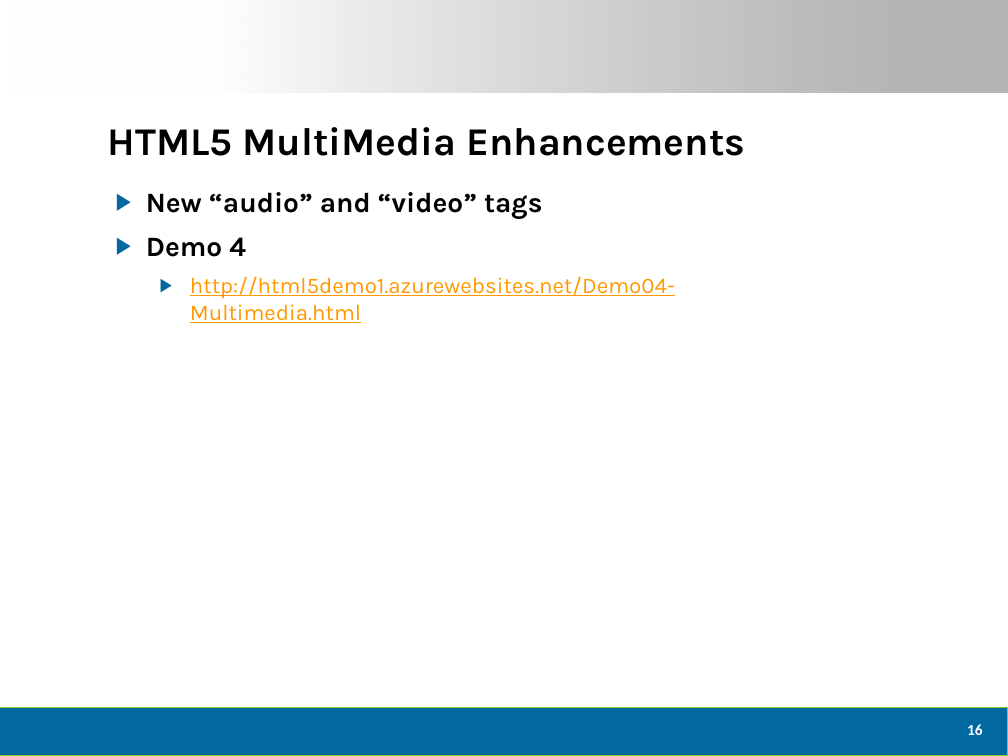
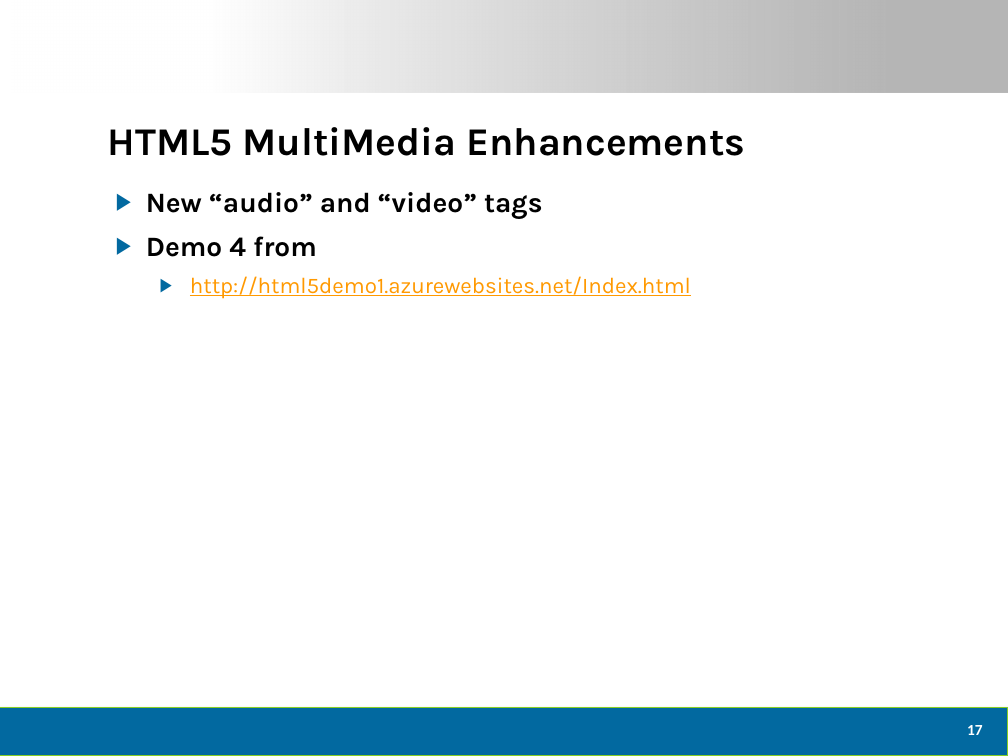
Before and after one commit to dtomyn/HTML5Demo1, a slide deck: slide 18 of Docs/2012 - Live360 Event Review (NEWER).pptx (slide 17 before the commit). Drawn at 1008x756 pixels with LibreOffice and Linux fonts; fonts in the diff are those of the drawing; background and template pictures are left out. Boxes give left, top, right and bottom in pixels: in the first picture for what was removed or moved away, otherwise in the second. Text is boxed around its words. In the diff, an @@ line names an element or a change of style, - is before the commit and + after.

```diff
--- a/Docs/2012 - Live360 Event Review (NEWER).pptx
+++ b/Docs/2012 - Live360 Event Review (NEWER).pptx
@@ text at (x1=146, y1=236, x2=691, y2=299): text changed @@
-▶ Demo 4
-  ▶ http://html5demo1.azurewebsites.net/Demo04-Multimedia.html
+▶ Demo 4 from
+  ▶ http://html5demo1.azurewebsites.net/Index.html
@@ page number at (x1=967, y1=725, x2=983, y2=735): text changed @@
-16
+17
```
Also in this commit, not shown: 10 other slides changed, 1 slide added, 2 slides removed, 5 other files.
